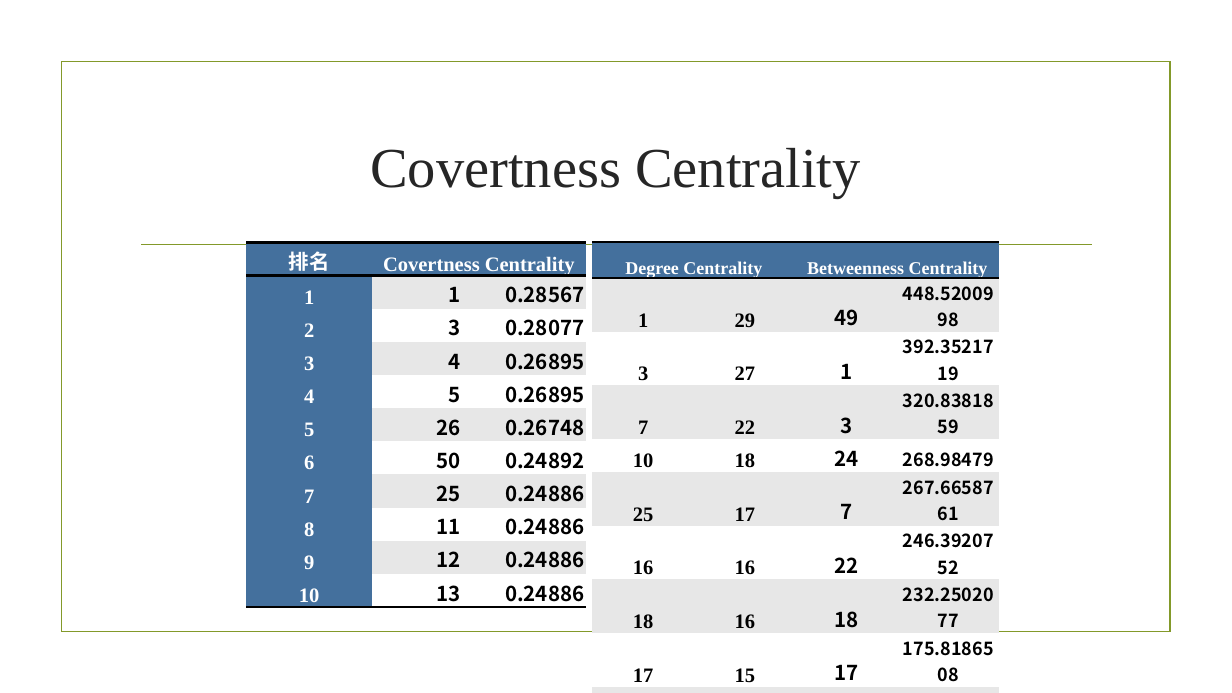
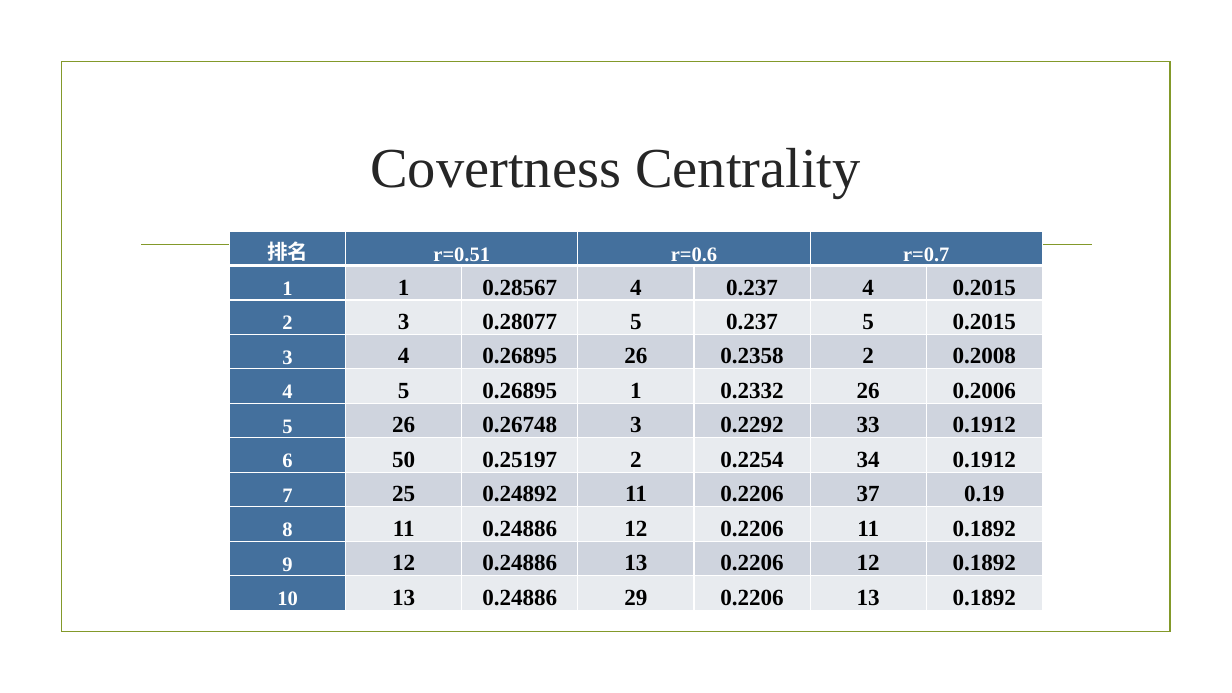
Before and after one commit to stevenyvette/train-bombing, a slide deck: slide 9 of 11.30组会.pptx. Drawn at 1232x693 pixels with LibreOffice and Linux fonts; fonts in the diff are those of the drawing; background and template pictures are left out. Boxes give left, top, right and bottom in pixels: in the first picture for what was removed or moved away, otherwise in the second. Text is boxed around its words. In the diff, an @@ line names an element or a change of style, - is before the commit and + after.

```diff
--- a/11.30组会.pptx
+++ b/11.30组会.pptx
@@ table at bbox=[229, 231, 1044, 615] @@
-column 2: Covertness Centrality | 1 | 3 | 4 | 5 | 26 | 50 | 25 | 11 | 12 | 13
-column 3:  | 0.28567 | 0.28077 | 0.26895 | 0.26895 | 0.26748 | 0.24892 | 0.24886 | 0.24886 | 0.24886 | 0.24886
+column 2: r=0.51 | 1 | 3 | 4 | 5 | 26 | 50 | 25 | 11 | 12 | 13
+column 3:  | 0.28567 | 0.28077 | 0.26895 | 0.26895 | 0.26748 | 0.25197 | 0.24892 | 0.24886 | 0.24886 | 0.24886
+column 4: r=0.6 | 4 | 5 | 26 | 1 | 3 | 2 | 11 | 12 | 13 | 29
+column 5:  | 0.237 | 0.237 | 0.2358 | 0.2332 | 0.2292 | 0.2254 | 0.2206 | 0.2206 | 0.2206 | 0.2206
+column 6: r=0.7 | 4 | 5 | 2 | 26 | 33 | 34 | 37 | 11 | 12 | 13
+column 7:  | 0.2015 | 0.2015 | 0.2008 | 0.2006 | 0.1912 | 0.1912 | 0.19 | 0.1892 | 0.1892 | 0.1892
@@ table: place and size @@
-table at bbox=[246, 242, 586, 611]
+table at bbox=[229, 231, 1044, 615]
@@ table removed at bbox=[592, 242, 999, 687], 11 rows, 4 columns @@
-Degree Centrality |  | Betweenness Centrality | 
-1 | 29 | 49 | 448.5200998
-3 | 27 | 1 | 392.3521719
-7 | 22 | 3 | 320.8381859
-10 | 18 | 24 | 268.98479
-25 | 17 | 7 | 267.6658761
-16 | 16 | 22 | 246.3920752
-18 | 16 | 18 | 232.2502077
-17 | 15 | 17 | 175.8186508
-22 | 14 | 30 | 164.2050783
-30 | 13 | 19 | 147.2830891
```
Also in this commit, not shown: 4 other slides changed, 5 slides added, 2 slides removed, 9 other files.
